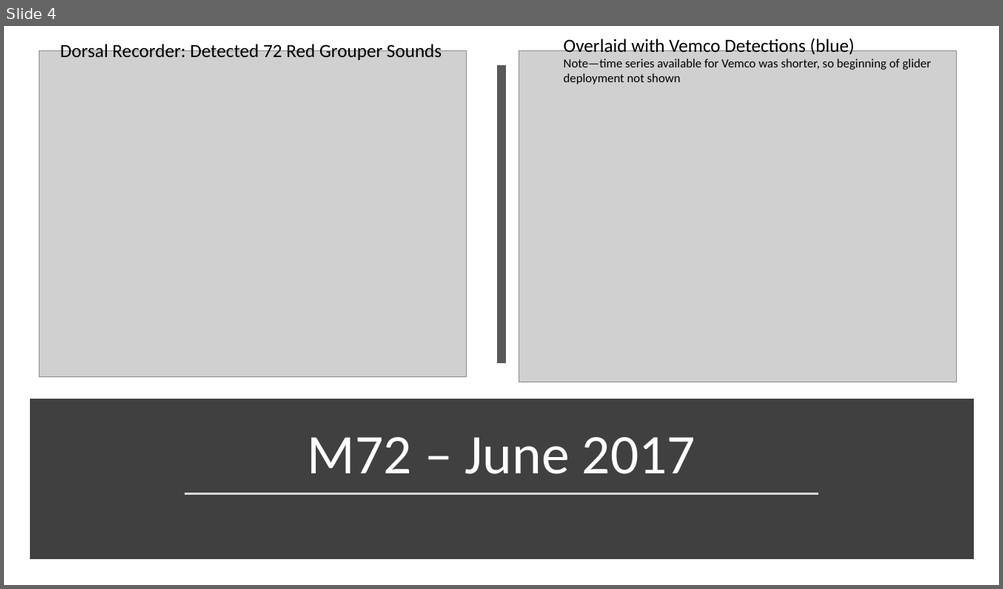
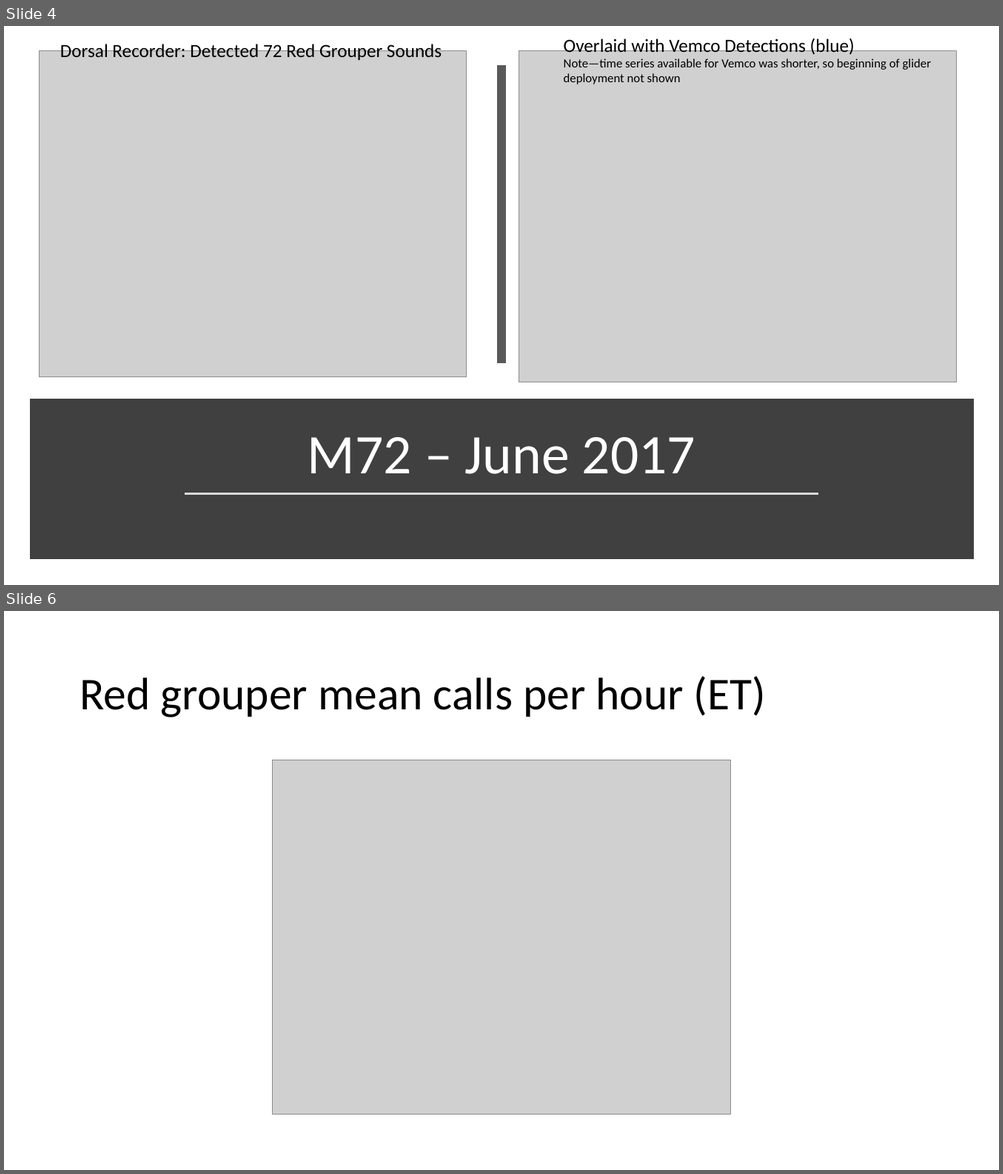
Before and after one commit to davidallenmann/glider, a slide deck: PassiveAcousticsSummary.pptx. Shown one above the other, each under a label of ours: slide 4 before the commit, slides 4 and 6 after it; the slides between them are not shown. The pictures are 1003x589 and 1003x1174 pixels, drawn with LibreOffice and Linux fonts; fonts in the diff are those of the drawing; grey boxes stand for pictures. Boxes give left, top, right and bottom in pixels: in the first picture for what was removed or moved away, otherwise in the second. Text is boxed around its words. In the diff, an @@ line names an element or a change of style, - is before the commit and + after.

```diff
--- a/PassiveAcousticsSummary.pptx
+++ b/PassiveAcousticsSummary.pptx
@@ slide 6 added at bbox=[4, 611, 999, 1170], background #FFFFFF @@
@@ title added at bbox=[79, 676, 765, 718], 44 pt, text #000000 @@
+Red grouper mean calls per hour (ET)
@@ picture added at bbox=[272, 760, 731, 1116] @@
```
Also in this commit, not shown: 1 other slide added, 2 other files.
